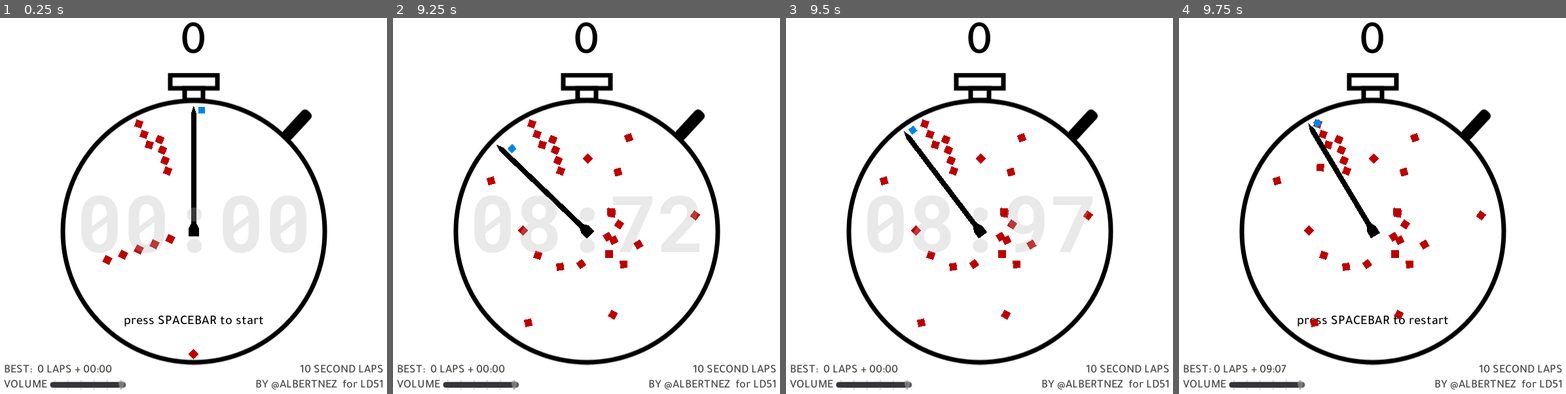
Above: before the commit, frames 1-4 (left to right).
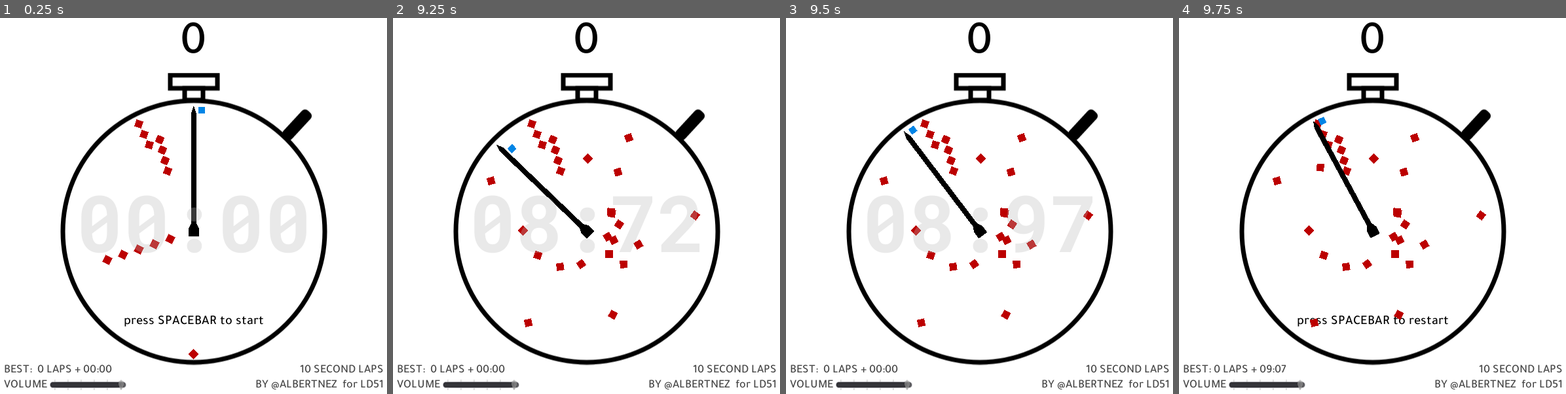
Above: after the commit, the same moments.

Repository: albertnez/10-second-laps
Game: Godot game, scene res://Scenes/GameWrapper.tscn
Two runs of this game, one before a commit and one after it. Both use one fixed random seed, a clock stepped at 60 frames per second and the inputs below.
Inputs:
- Up to frame 1 (0.25 s): no input
- Up to frame 2 (9.25 s): tap Space (action) at 0.5, 0.6, 1.25, 1.35, 2, 2.1, 2.75, 2.85, 3.5, 3.6, 4.25, 4.35, 5.1, 5.85, 6.6, 7.35, 8.1, 8.85 s
- Up to frame 3 (9.5 s): no input
- Up to frame 4 (9.75 s): tap Space (action) at 9.6 s

Frames 1-3 are identical in both runs. In frame 4, 0.5% of the frame differs, in the area x 33-52%, y 26-59%.

Commit message:
Juice on crash

Diff:
--- a/Scenes/Game/World.gd
+++ b/Scenes/Game/World.gd
@@ -81,7 +81,7 @@
 				_enemy_spawner.spawn_enemy(needle_vector)
 		GameState.GAME_OVER:
 			# Needle moves slowly, waiting for player action.
-			_needle_rotation.rotate(TAU / 20 * delta)
+#			_needle_rotation.rotate(TAU / 20 * delta)
 			_timer_label.visible = (Time.get_ticks_msec()%1500) > 750
 
 			if Input.is_action_just_pressed("action") and Time.get_ticks_msec() - _gameover_timestamp > 1500:
@@ -124,6 +124,10 @@
 
 	_death_audio.pitch_scale = rand_range(0.9, 1.1)
 	_death_audio.play()
+
+	var tweener := create_tween()
+	tweener.tween_property(_needle_rotation, "rotation", _needle_rotation.rotation + TAU/60, 0.5).set_ease(Tween.EASE_OUT).set_trans(Tween.TRANS_ELASTIC)
+	tweener.play()
 
 
 
